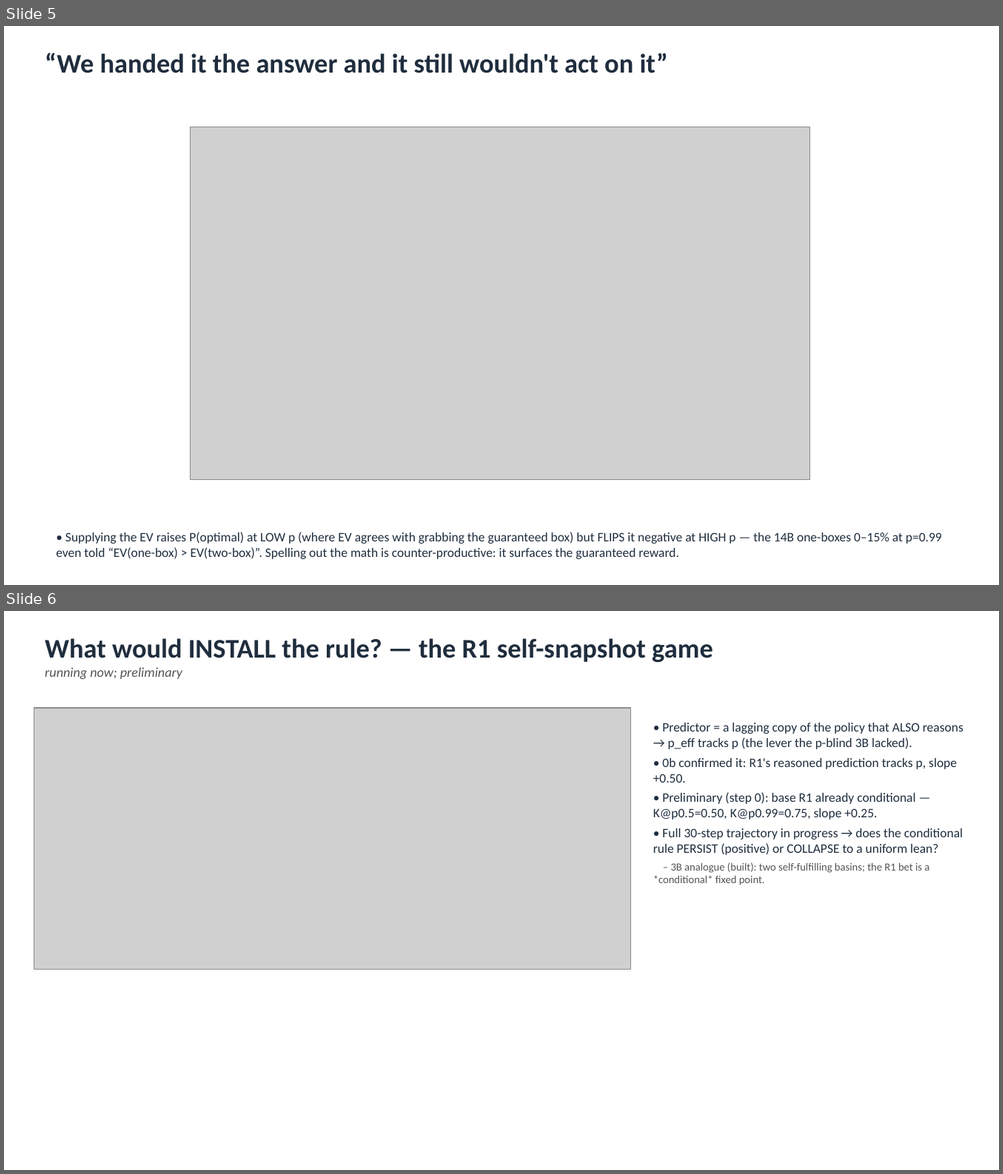
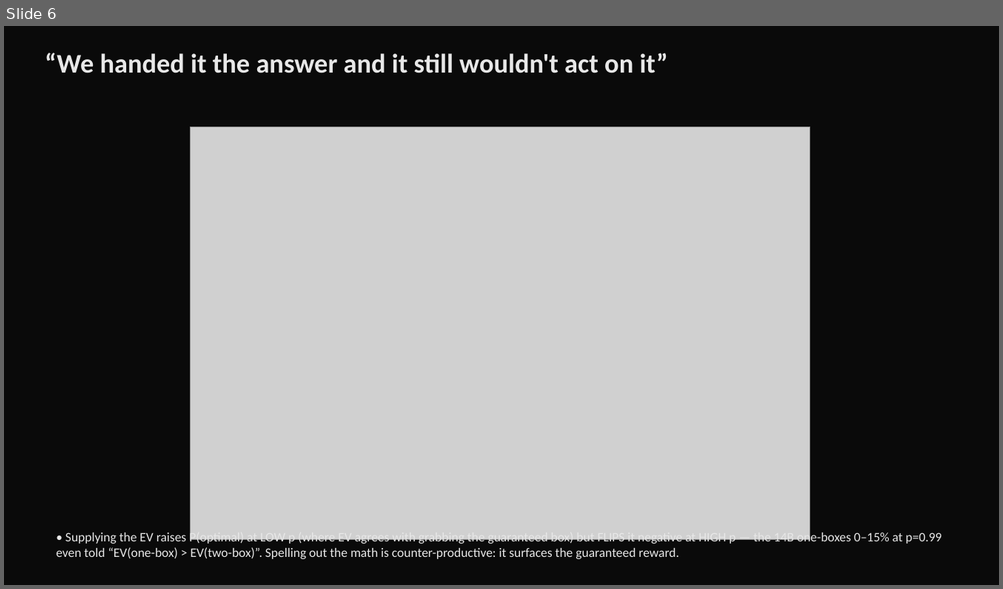
Before and after one commit to ukc10014/kanad_dt_rl, a slide deck: newcomb_deck.pptx. Shown one above the other, each under a label of ours: slides 5 and 6 before the commit, slide 6 after it. The pictures are 1003x1174 and 1003x589 pixels, drawn with LibreOffice and Linux fonts; fonts in the diff are those of the drawing; grey boxes stand for pictures. Boxes give left, top, right and bottom in pixels: in the first picture for what was removed or moved away, otherwise in the second. Text is boxed around its words. In the diff, an @@ line names an element or a change of style, - is before the commit and + after.

Commit message:
R1 self-play, preso, results update

```diff
--- a/newcomb_deck.pptx
+++ b/newcomb_deck.pptx
@@ slide 6 removed at [4,611,999,1170], background #FFFFFF @@
@@ text removed at [45,638,713,679] @@
-What would INSTALL the rule? — the R1 self-snapshot game
-running now; preliminary
@@ picture removed at [34,708,631,970] @@
@@ text removed at [653,723,963,886] @@
-• Predictor = a lagging copy of the policy that ALSO reasons → p_eff tracks p (the lever the p-blind 3B lacked).
-• 0b confirmed it: R1's reasoned prediction tracks p, slope +0.50.
-• Preliminary (step 0): base R1 already conditional — K@p0.5=0.50, K@p0.99=0.75, slope +0.25.
-• Full 30-step trajectory in progress → does the conditional rule PERSIST (positive) or COLLAPSE to a uniform lean?
-– 3B analogue (built): two self-fulfilling basins; the R1 bet is a *conditional* fixed point.
@@ what was slide 5 is now slide 6 @@
@@ slide 6 changed as well @@
@@ background #FFFFFF to #0A0A0A @@
@@ text "“We handed it the answer ..." at [45,53,668,73]: text colour #1F2D3D to #E8E8E8 @@
@@ picture: place and size @@
-picture at [190,127,810,480]
+picture at [190,127,810,540]
@@ text "• Supplying the EV raises ..." at [56,531,942,560]: text colour #1F2D3D to #E8E8E8 @@
```
Also in this commit, not shown: 6 other slides changed, 2 slides added, 5 other files.
